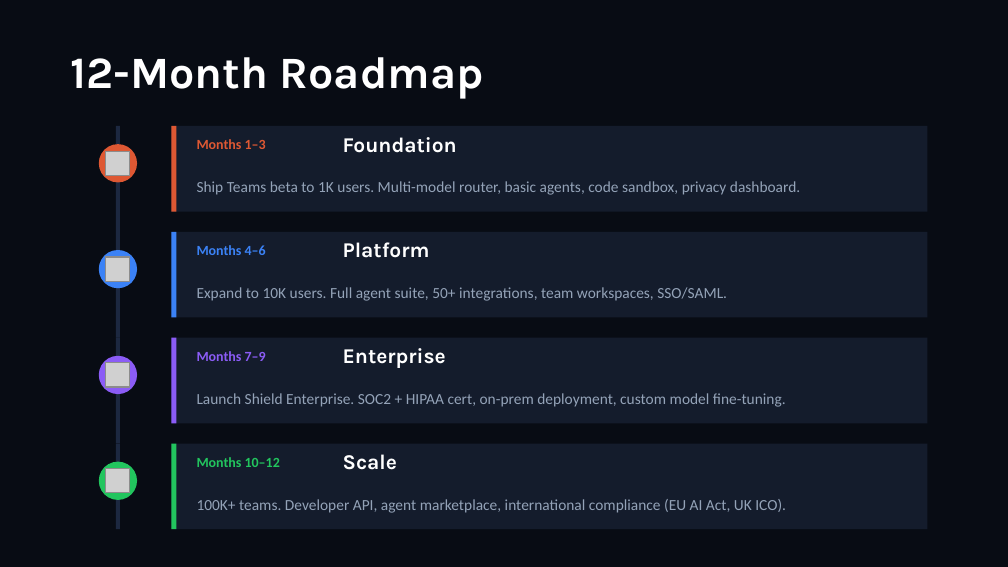
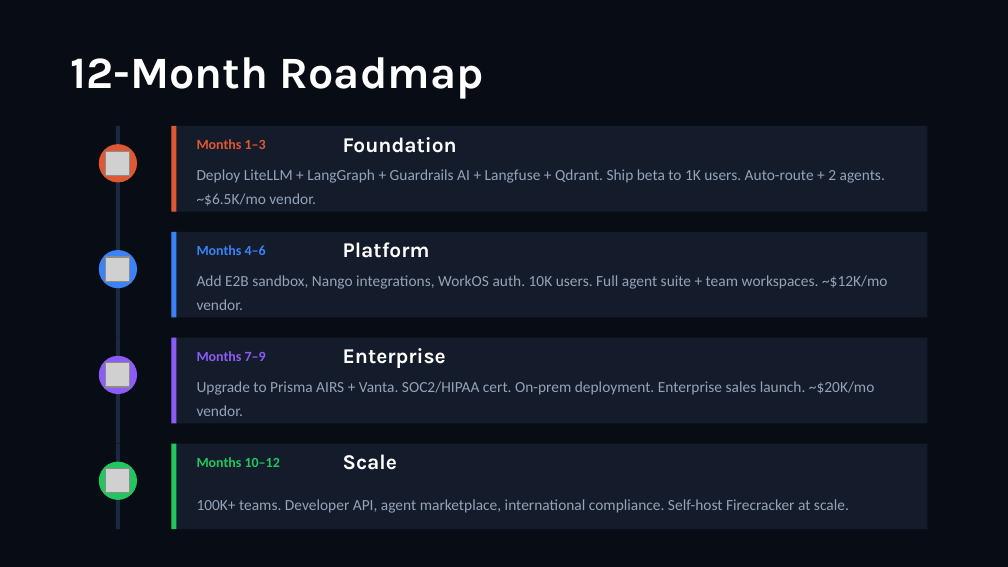
Before and after one commit to jaypast/shield-ai, a slide deck: slide 9 of proposal/shield-ai-proposal.pptx. Drawn at 1008x567 pixels with LibreOffice and Linux fonts; fonts in the diff are those of the drawing; grey boxes stand for pictures. Boxes give left, top, right and bottom in pixels: in the first picture for what was removed or moved away, otherwise in the second. Text is boxed around its words. In the diff, an @@ line names an element or a change of style, - is before the commit and + after.

```diff
--- a/proposal/shield-ai-proposal.pptx
+++ b/proposal/shield-ai-proposal.pptx
@@ text at (197,169,885,206): text changed @@
-Ship Teams beta to 1K users. Multi-model router, basic agents, code sandbox, privacy dashboard.
+Deploy LiteLLM + LangGraph + Guardrails AI + Langfuse + Qdrant. Ship beta to 1K users. Auto-route + 2 agents. ~$6.5K/mo vendor.
@@ text at (197,275,888,310): text changed @@
-Expand to 10K users. Full agent suite, 50+ integrations, team workspaces, SSO/SAML.
+Add E2B sandbox, Nango integrations, WorkOS auth. 10K users. Full agent suite + team workspaces. ~$12K/mo vendor.
@@ text at (197,381,875,416): text changed @@
-Launch Shield Enterprise. SOC2 + HIPAA cert, on-prem deployment, custom model fine-tuning.
+Upgrade to Prisma AIRS + Vanta. SOC2/HIPAA cert. On-prem deployment. Enterprise sales launch. ~$20K/mo vendor.
@@ text at (197,499,849,513): text changed @@
-100K+ teams. Developer API, agent marketplace, international compliance (EU AI Act, UK ICO).
+100K+ teams. Developer API, agent marketplace, international compliance. Self-host Firecracker at scale.
```
Also in this commit, not shown: 4 other slides changed.
